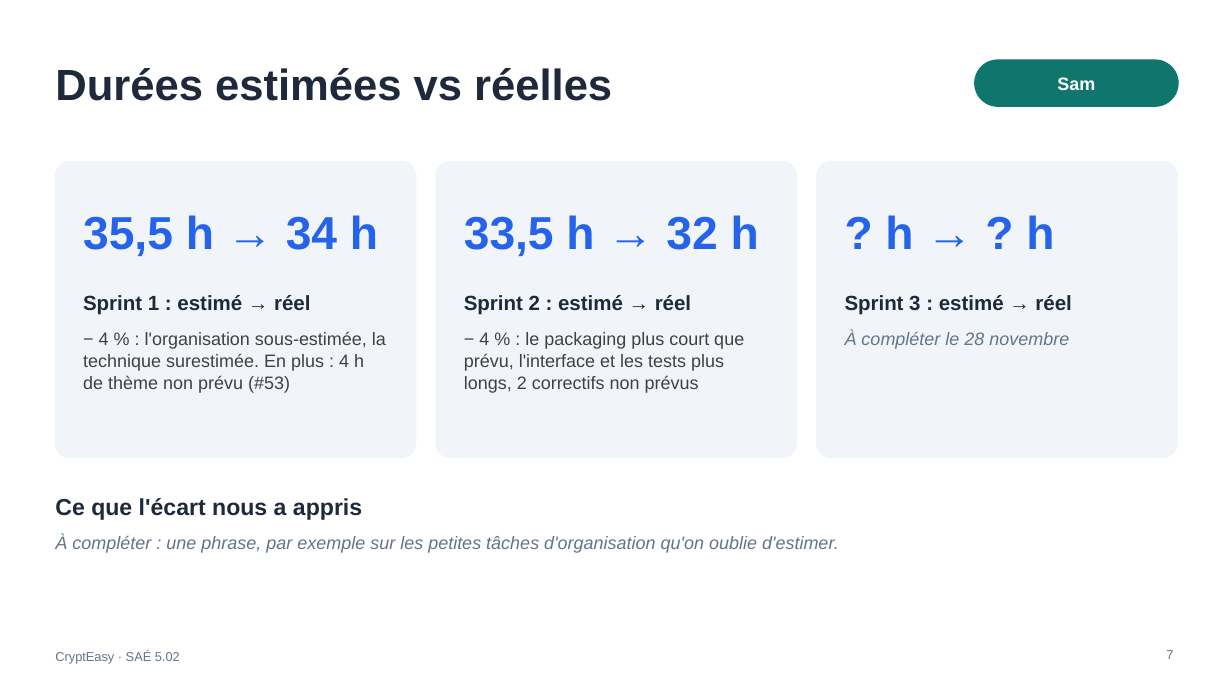
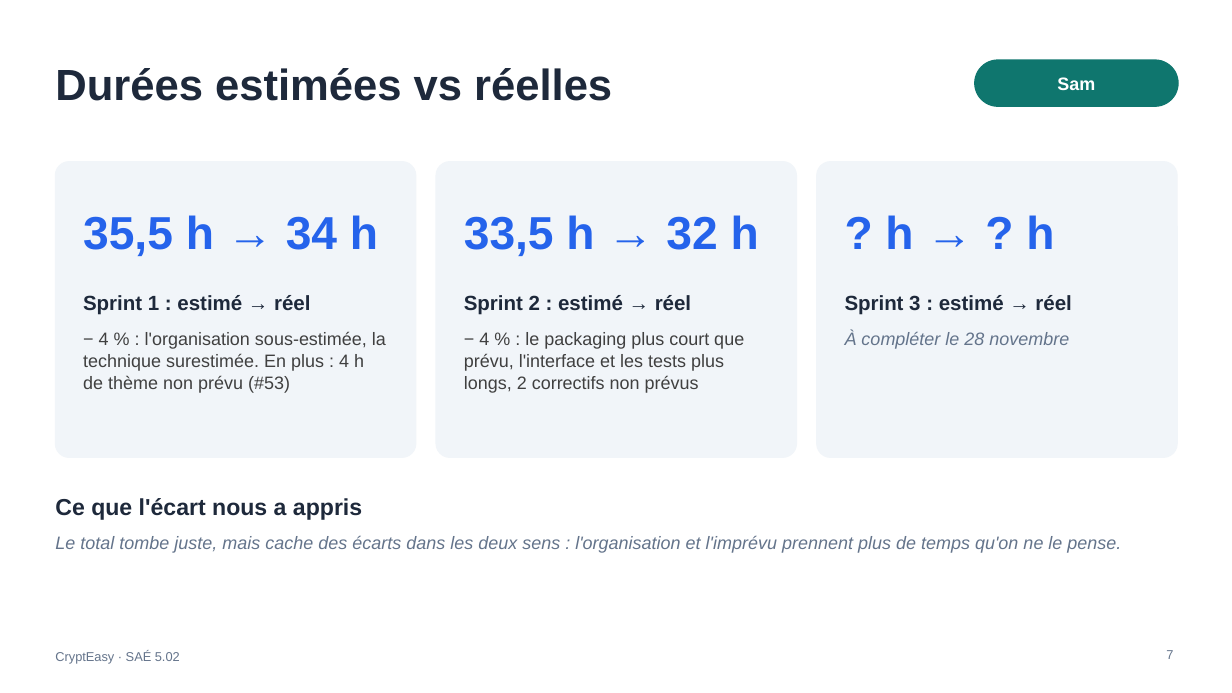
Before and after one commit to DiogoF-Hub/CryptEasy, a slide deck: slide 7 of docs/slides/CryptEasy_Soutenance_modele.pptx. Drawn at 1232x693 pixels with LibreOffice and Linux fonts; fonts in the diff are those of the drawing. Boxes give left, top, right and bottom in pixels: in the first picture for what was removed or moved away, otherwise in the second. Text is boxed around its words. In the diff, an @@ line names an element or a change of style, - is before the commit and + after.

```diff
--- a/docs/slides/CryptEasy_Soutenance_modele.pptx
+++ b/docs/slides/CryptEasy_Soutenance_modele.pptx
@@ text at bbox=[55, 536, 1121, 553]: text changed @@
-À compléter : une phrase, par exemple sur les petites tâches d'organisation qu'on oublie d'estimer.
+Le total tombe juste, mais cache des écarts dans les deux sens : l'organisation et l'imprévu prennent plus de temps qu'on ne le pense.
```
Also in this commit, not shown: 3 other slides changed.
